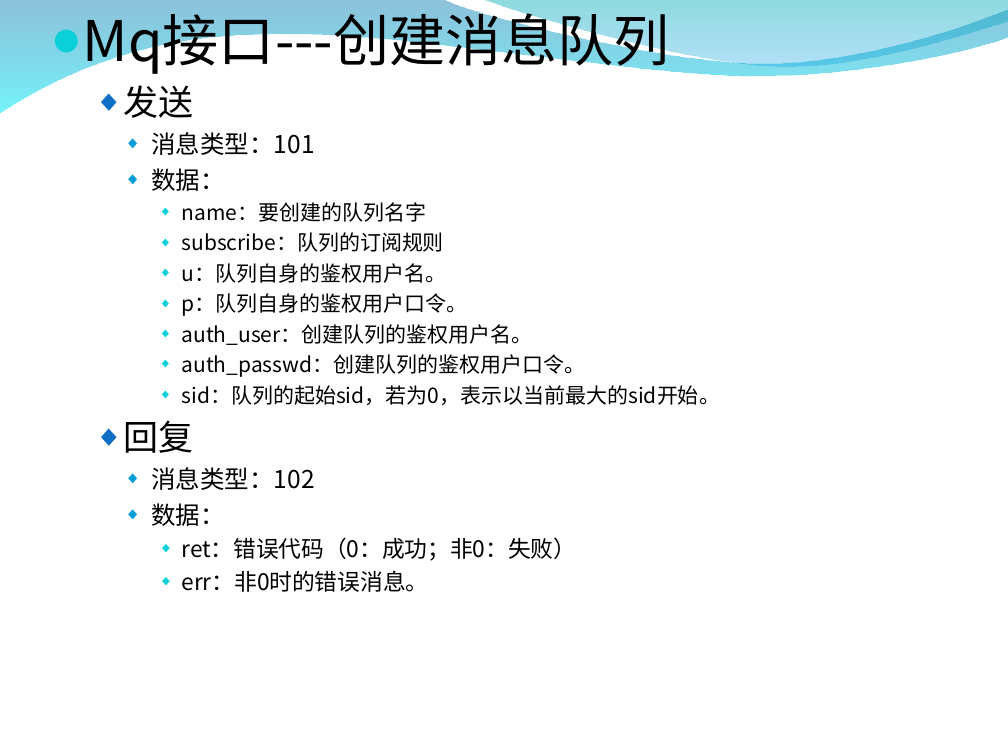
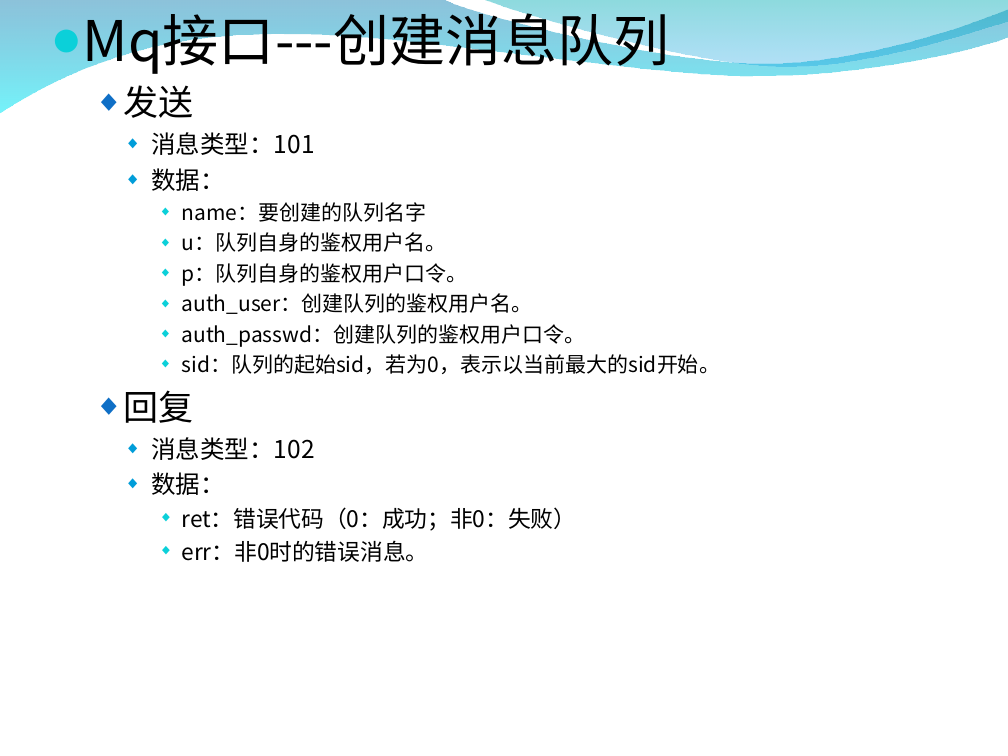
Before and after one commit to burstas/cwinux-mq, a slide deck: slide 19 of mq/doc/mq_introduce.ppt (slide 21 before the commit). Drawn at 1008x756 pixels with LibreOffice and Linux fonts; fonts in the diff are those of the drawing; background and template pictures are left out. Boxes give left, top, right and bottom in pixels: in the first picture for what was removed or moved away, otherwise in the second. Text is boxed around its words. In the diff, an @@ line names an element or a change of style, - is before the commit and + after.

```diff
--- a/mq/doc/mq_introduce.ppt
+++ b/mq/doc/mq_introduce.ppt
@@ text at [182,232,444,252]: paragraph removed @@
-      ◆ subscribe：队列的订阅规则
```
Also in this commit, not shown: 14 other slides changed, 1 slide added, 4 slides removed, 8 other files.
